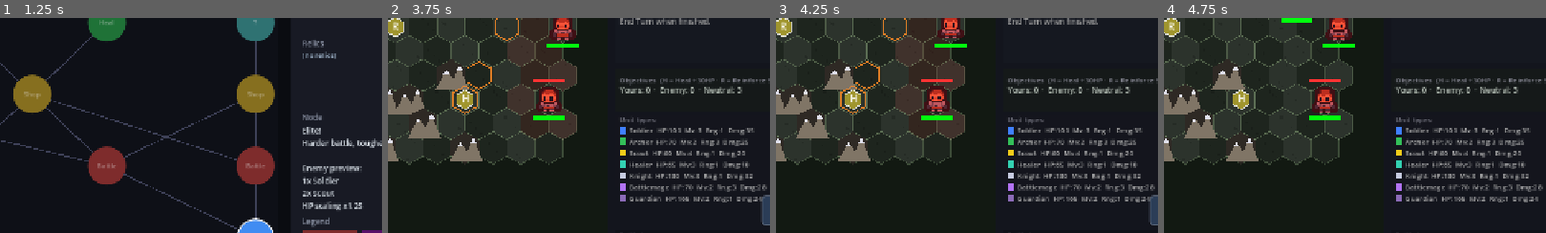
Above: before the commit, frames 1-4 (left to right).
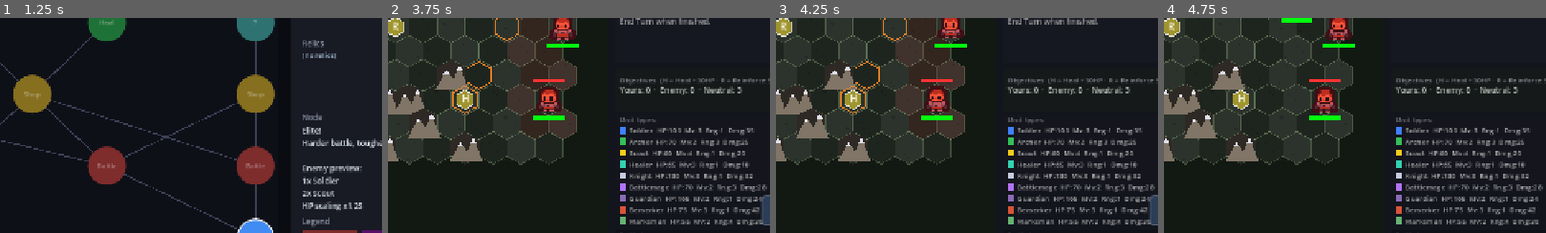
Above: after the commit, the same moments.

Repository: kabuumu/strategy-prototype
Game: Godot game, scene res://src/title/title.tscn
Two runs of this game, one before a commit and one after it. Both use one fixed random seed, a clock stepped at 60 frames per second and the inputs below.
Inputs (mouse positions are % of the whole screen's width and height, from its top left):
- Up to frame 1 (1.25 s): click "2D Tactics" at 0.5 s
- Up to frame 2 (3.75 s): click "Elite!" at 1.25 s; click "End Turn (3 ready)" at 2 s; click "End Turn (3 ready)" at 2.75 s; tap A at 3.5 s; move the mouse to (72, 45) at 3.52 s; hold D from 3.53 s (still down); tap H at 3.6 s; click (72, 45) at 3.67 s
- Up to frame 3 (4.25 s): keep holding D; tap Space at 3.77 s
- Up to frame 4 (4.75 s): release D at 4.25 s; click "Confirm: skip 3 units?" at 4.25 s
The pictures show only the part of the screen within x 31-81%, y 36-86%; the shares and areas given below are measured in that part.

Frame 1 is identical in both runs. In frame 2, 1.1% of the frame differs, in the area x 60-98%, y 87-97%; in frame 3, 1.1%; in frame 4, 1.1%.

Commit message:
Units: add Berserker (glass-cannon melee) + Marksman (long-range)
Two more recruits filling distinct niches, reusing existing sprites + abilities:
- Berserker — 75 HP / 42 dmg / 3 move, Bloodrush (dash). High risk, high reward.
- Marksman — 55 HP / 30 dmg / range 4, Piercing Bolt (pierce). Fragile sniper.

Both join gain-unit/shop offers (recruitable_types) and the enemy pool
(berserker tier 2+, marksman tier 3+). Popups now lay recruits in a 5-column
grid so the 9-unit roster wraps cleanly.

Co-Authored-By: Claude Opus 4.8 <noreply@anthropic.com>

Diff:
--- a/src/game_manager.gd
+++ b/src/game_manager.gd
@@ -125,6 +125,28 @@
 		"sprite_unit": "juggernaut",
 		# Crushing Blow: heavy melee hit that stuns the target
 		"ability": {"id": "bash", "name": "Crushing Blow", "desc": "Melee hit that stuns the target"}
+	},
+	"berserker": {
+		"name": "Berserker",
+		"max_hp": 75,
+		"move_range": 3,
+		"attack_range": 1,
+		"damage": 42,
+		"color": Color(0.85, 0.32, 0.22),
+		"sprite_unit": "soldier",
+		# Bloodrush: dash in for a savage strike (glass-cannon melee)
+		"ability": {"id": "dash", "name": "Bloodrush", "desc": "Move a second time this turn"}
+	},
+	"marksman": {
+		"name": "Marksman",
+		"max_hp": 55,
+		"move_range": 2,
+		"attack_range": 4,
+		"damage": 30,
+		"color": Color(0.40, 0.70, 0.45),
+		"sprite_unit": "archer",
+		# Piercing Bolt: long-range shot that punches through to the unit behind
+		"ability": {"id": "pierce", "name": "Piercing Bolt", "desc": "Hits the target and the unit behind it"}
 	}
 }
 
@@ -136,7 +158,7 @@
 const UNIT_AP: Dictionary = {
 	"soldier": 2, "archer": 2, "scout": 3, "healer": 2,
 	"warlord": 3, "pyromancer": 2, "juggernaut": 2,
-	"knight": 3, "mage": 2, "guardian": 2,
+	"knight": 3, "mage": 2, "guardian": 2, "berserker": 3, "marksman": 2,
 }
 
 func ap_for(unit_type: String) -> int:
@@ -539,9 +561,11 @@
 	if tier >= 2:
 		pool.append("healer")
 		pool.append("knight")
+		pool.append("berserker")
 	if tier >= 3:
 		pool.append("mage")
 		pool.append("guardian")
+		pool.append("marksman")
 	var count: int = clampi(2 + tier + (1 if elite else 0), 2, 5)
 	var result: Array[String] = []
 	for _i in range(count):
--- a/src/level_select/level_select.gd
+++ b/src/level_select/level_select.gd
@@ -464,22 +464,23 @@
 	title.position = Vector2(330.0, 16.0)
 	_popup.add_child(title)
 
-	# 4-column grid so the roster of recruitable types wraps cleanly.
+	# 5-column grid so the roster of recruitable types wraps cleanly.
 	var keys := GameManager.recruitable_types()
-	var cols := 4
+	var cols := 5
 	for i in range(keys.size()):
 		var utype: String = keys[i]
 		var udata: Dictionary = GameManager.UNIT_TYPES[utype]
 		var col := i % cols
 		var row := i / cols
 		var btn := Button.new()
-		btn.position = Vector2(20.0 + col * 248.0, 60.0 + row * 145.0)
-		btn.size = Vector2(235.0, 132.0)
-		btn.text = "%s\nHP %d   Mv %d\nRng %d   Dmg %d\n%s" % [
+		btn.position = Vector2(20.0 + col * 196.0, 60.0 + row * 145.0)
+		btn.size = Vector2(188.0, 132.0)
+		btn.text = "%s\nHP %d  Mv %d\nRng %d  Dmg %d\n%s" % [
 			udata["name"], udata["max_hp"], udata["move_range"],
 			udata["attack_range"], udata["damage"], udata["ability"]["name"]
 		]
-		btn.add_theme_font_size_override("font_size", 14)
+		btn.add_theme_font_size_override("font_size", 12)
+		btn.autowrap_mode = TextServer.AUTOWRAP_WORD_SMART
 		var bs := _circle_style(udata["color"].darkened(0.15), 8)
 		btn.add_theme_stylebox_override("normal",  bs)
 		btn.add_theme_stylebox_override("hover",   _circle_style(udata["color"].lightened(0.15), 8))
@@ -595,9 +596,9 @@
 	relic_btn.pressed.connect(_on_shop_relic)
 	_popup.add_child(relic_btn)
 
-	# Buy a unit (one button per class) — 4-column grid so it wraps cleanly.
+	# Buy a unit (one button per class) — 5-column grid so it wraps cleanly.
 	var keys := GameManager.recruitable_types()
-	var cols := 4
+	var cols := 5
 	for i in range(keys.size()):
 		var utype: String = keys[i]
 		var udata: Dictionary = GameManager.UNIT_TYPES[utype]
@@ -605,10 +606,10 @@
 		var row := i / cols
 		var can_afford := GameManager.gold >= GameManager.SHOP_UNIT_COST
 		var btn := _make_shop_button(
-			"Buy %s\nHP %d  Mv %d\nRng %d  Dmg %d\n%d gold" % [
+			"Buy %s\nHP %d Mv %d\nRng %d Dmg %d\n%d gold" % [
 				udata["name"], udata["max_hp"], udata["move_range"],
 				udata["attack_range"], udata["damage"], GameManager.SHOP_UNIT_COST],
-			Vector2(20.0 + col * 248.0, 140.0 + row * 124.0), Vector2(235.0, 116.0),
+			Vector2(20.0 + col * 196.0, 140.0 + row * 124.0), Vector2(188.0, 116.0),
 			udata["color"].darkened(0.1), can_afford)
 		btn.pressed.connect(_on_shop_buy_unit.bind(utype))
 		_popup.add_child(btn)
